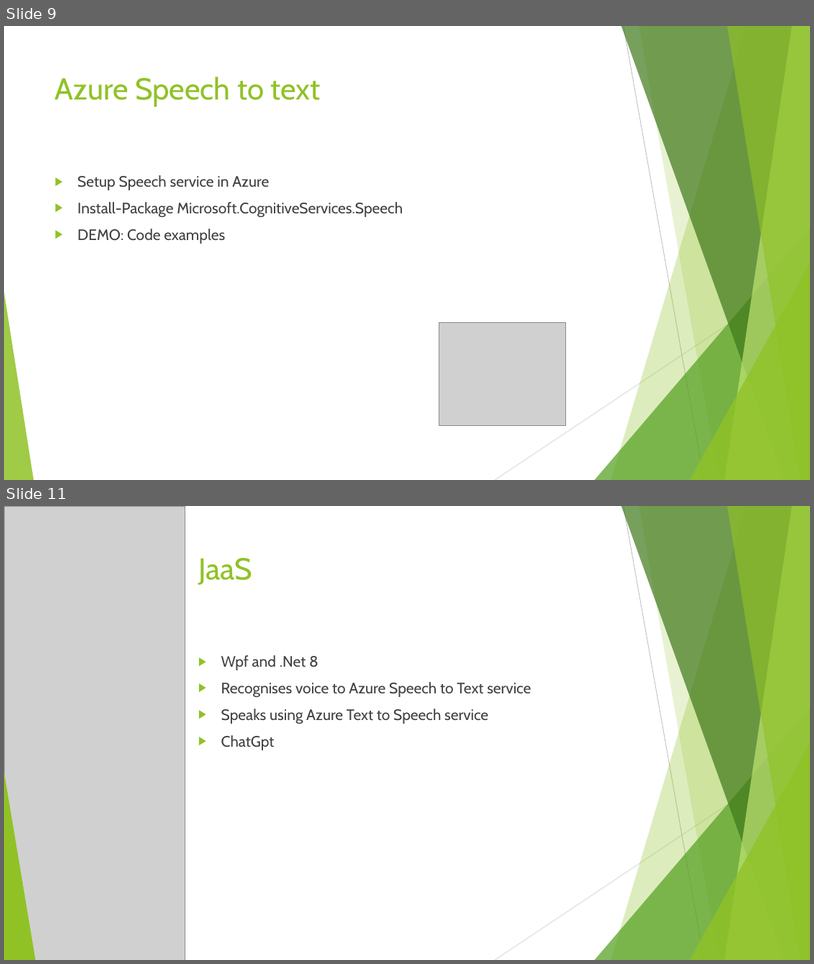
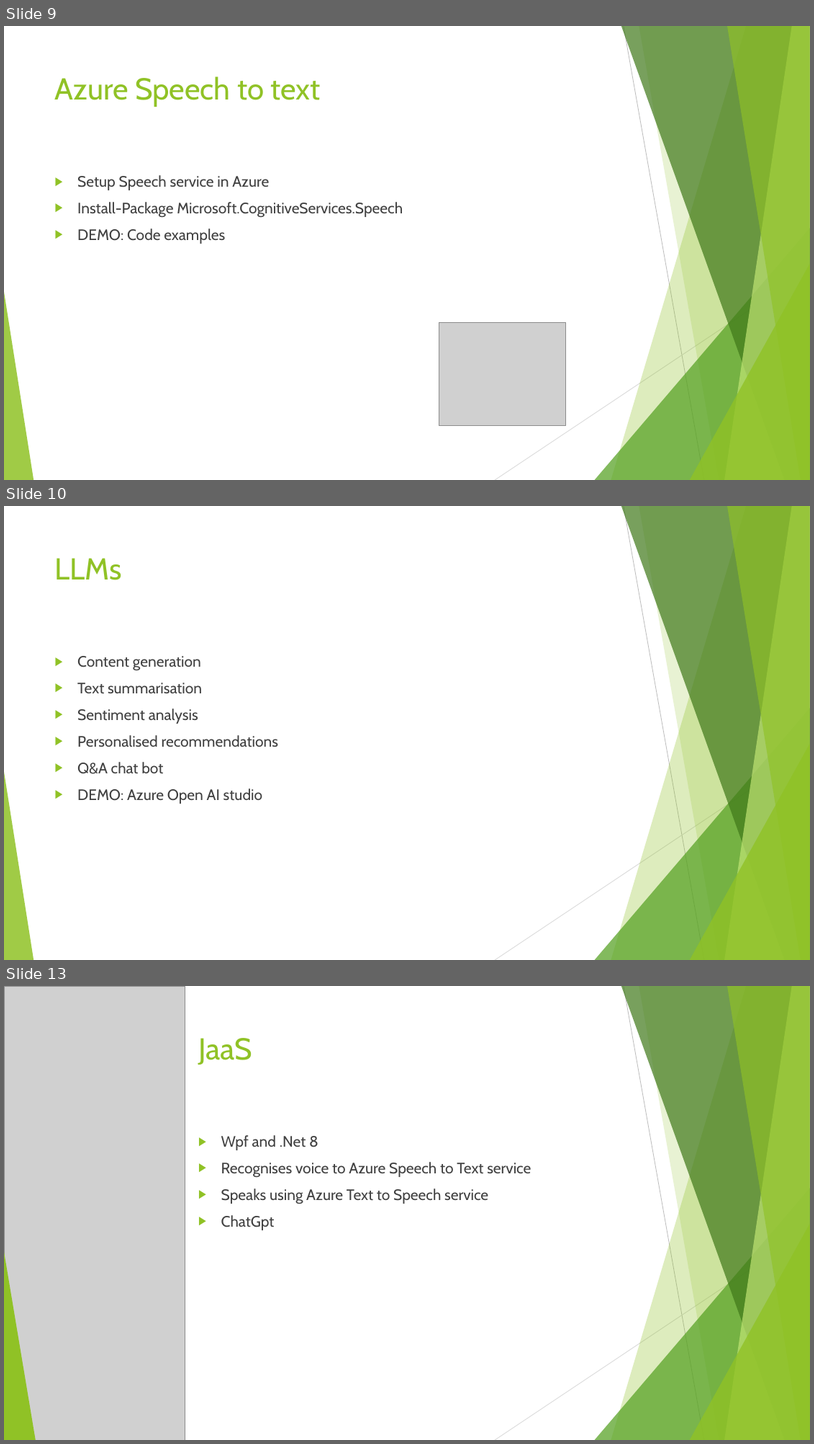
Before and after one commit to johnstaveley/JaaS, a slide deck: JaaS.pptx. Shown one above the other, each under a label of ours: slides 9 and 11 before the commit, slides 9, 10 and 13 after it; the slides between them are not shown. The pictures are 814x964 and 814x1444 pixels, drawn with LibreOffice and Linux fonts; fonts in the diff are those of the drawing; grey boxes stand for pictures. Boxes give left, top, right and bottom in pixels: in the first picture for what was removed or moved away, otherwise in the second. Text is boxed around its words. In the diff, an @@ line names an element or a change of style, - is before the commit and + after.

```diff
--- a/JaaS.pptx
+++ b/JaaS.pptx
@@ slide 10 added at (4,506,810,960), background #FFFFFF; not listed: 10 template elements that a slide beside it also shows @@
@@ title added at (55,558,122,580), 36 pt, text #90C226 @@
+LLMs
@@ text added at (77,656,278,803), 18 pt, text #404040 @@
+▶ Content generation
+▶ Text summarisation
+▶ Sentiment analysis
+▶ Personalised recommendations
+▶ Q&A chat bot
+▶ DEMO: Azure Open AI studio
@@ what was slide 11 is now slide 13 @@
```
Also in this commit, not shown: 1 slide changed, 1 other slide added.
